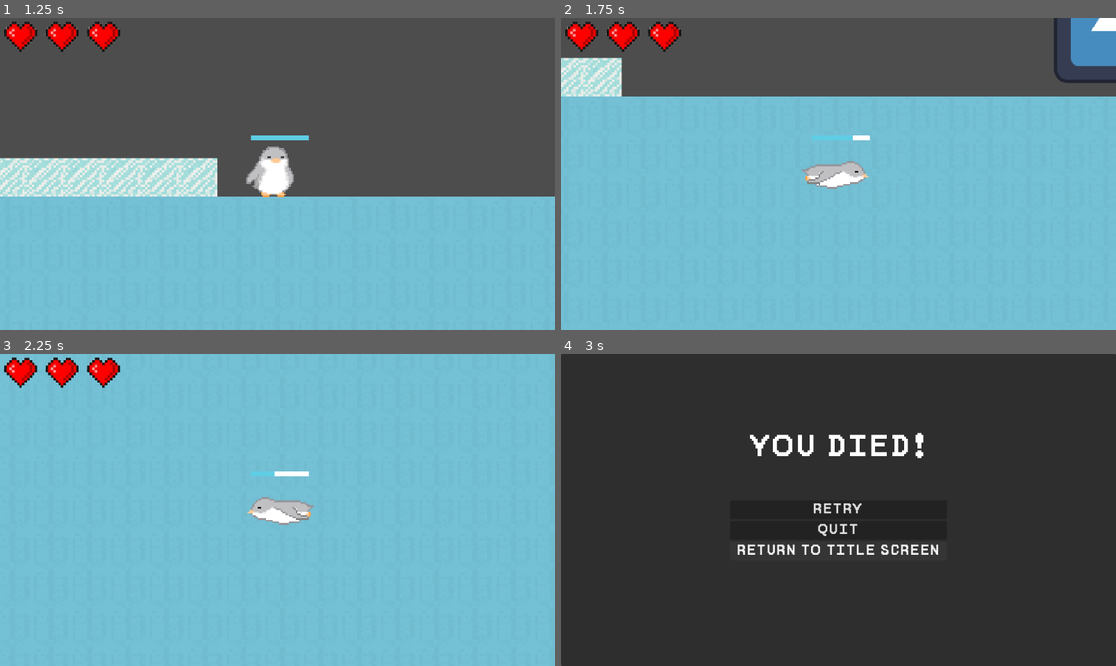
Above: before the commit, frames 1-4 (two rows, left to right).
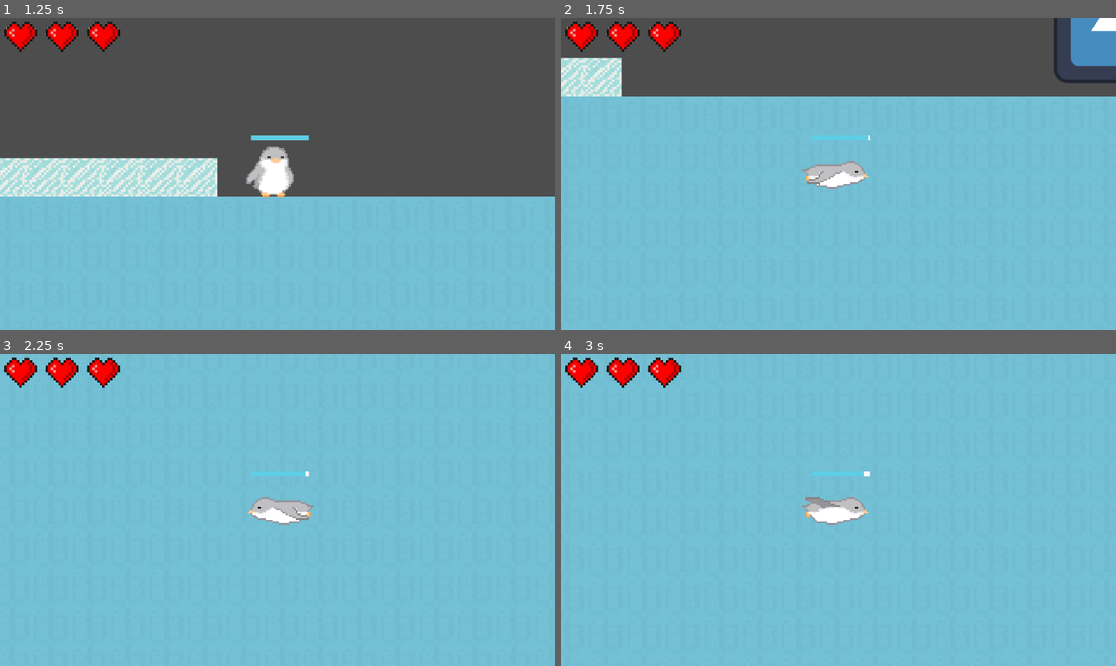
Above: after the commit, the same moments.

Repository: Jesuscanwalk/Under-da-sea
Game: Godot game, scene res://test.tscn
Two runs of this game, one before a commit and one after it. Both use one fixed random seed, a clock stepped at 60 frames per second and the inputs below. The engine's default icon, where the game draws it, is replaced by a stand-in: a white triangle on a blue panel in a dark square.
Inputs:
- Up to frame 1 (1.25 s): hold D (right) from 0.53 s (still down); tap Space (jump) at 0.77 s
- Up to frame 2 (1.75 s): keep holding D (right); tap Space (jump) at 1.52 s
- Up to frame 3 (2.25 s): release D (right) at 2.03 s; hold A (left) from 2.03 s (still down)
- Up to frame 4 (3 s): release A (left) at 2.78 s; hold D (right) from 2.78 s (still down)

Frame 1 is identical in both runs. In frame 2, less than 0.1% of the frame differs, in the area x 52-56%, y 37-40%; in frame 3, less than 0.1%; in frame 4, 100%, in the area x 0-100%, y 0-100%.

Commit message:
extra stamina ?

Diff:
--- a/under-da-sea/player/player.gd
+++ b/under-da-sea/player/player.gd
@@ -51,7 +51,7 @@
 		velocity.x = move_toward(velocity.x, 0, SPEED)
 	move_and_slide()
 	handle_collision()
-	if can_regen == false && stamina.value != 100 or stamina.value == 0:
+	if can_regen == false && stamina.value != 1000 or stamina.value == 0:
 		can_start_stimer = true
 		if can_start_stimer:
 			s_timer += delta
@@ -59,14 +59,14 @@
 				can_regen = true
 				can_start_stimer = false
 				s_timer = false
-	if stamina.value == 100:
+	if stamina.value == 1000:
 		can_regen = false
 	if can_regen == true:
 		stamina.value += 0.5
 		can_start_stimer = false
 		s_timer = 0
 	if is_in_water:
-		stamina.value -= 0.6
+		stamina.value -= 0.55
 		can_regen = false
 		s_timer = 0
 	if stamina.value == 0:
--- a/under-da-sea/player/player.tscn
+++ b/under-da-sea/player/player.tscn
@@ -159,6 +159,7 @@
 offset_top = -17.0
 offset_right = 11.0
 offset_bottom = -15.0
+max_value = 1000.0
 value = 100.0
 nine_patch_stretch = true
 texture_under = ExtResource("5_8is68")
--- a/under-da-sea/project.godot
+++ b/under-da-sea/project.godot
@@ -50,7 +50,9 @@
 
 [layer_names]
 
+2d_physics/layer_1="player"
 2d_physics/layer_2="water"
+2d_physics/layer_3="fish mob"
 
 [rendering]
 
Not shown, changed: under-da-sea/.DS_Store
